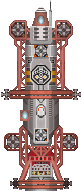
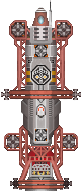
Layered file, before and after one edit (82x192). Changes by layer:
painted on "Paint Layer 3 (pasted)" over [4, 10, 78, 185]
painted on "Paint Layer 2" over [4, 10, 78, 185]
painted on "Background" (1st of 2) over [4, 10, 78, 185]
